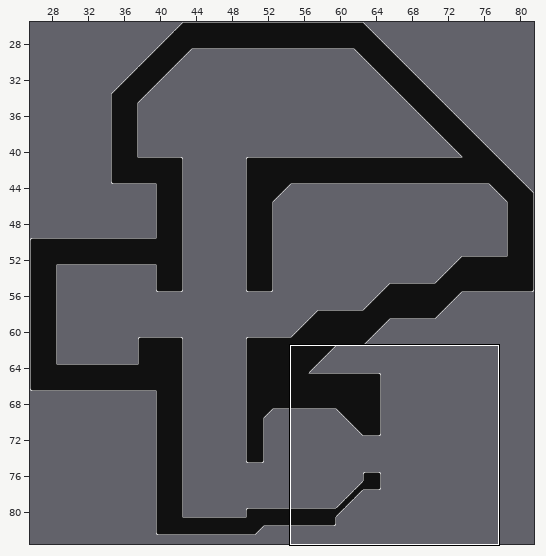
One commit to this Tiled map: core/assets/retired/SS_Tunicate.tmx. The picture above shows the old version from afar; the outline marks the close-up.
Close-up. Old version:
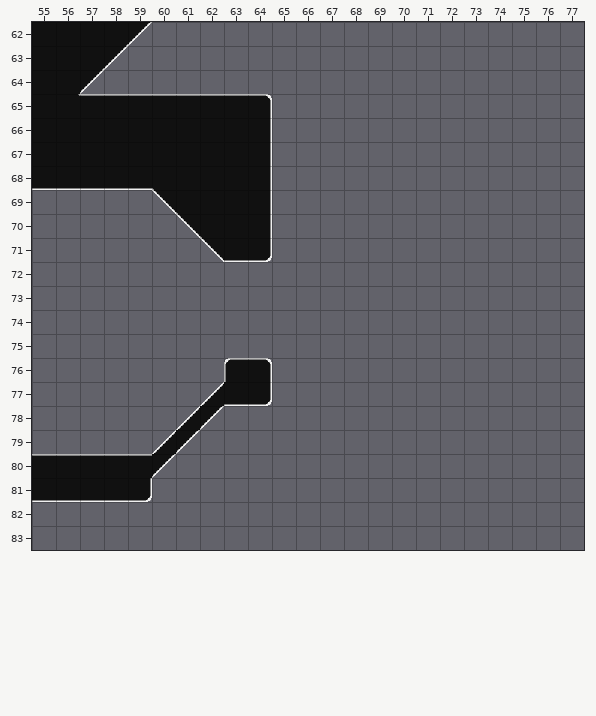
Cells are 32x32 px. Shown: x 55..77, y 62..83. The old version is drawn lined up with the new one.
After:
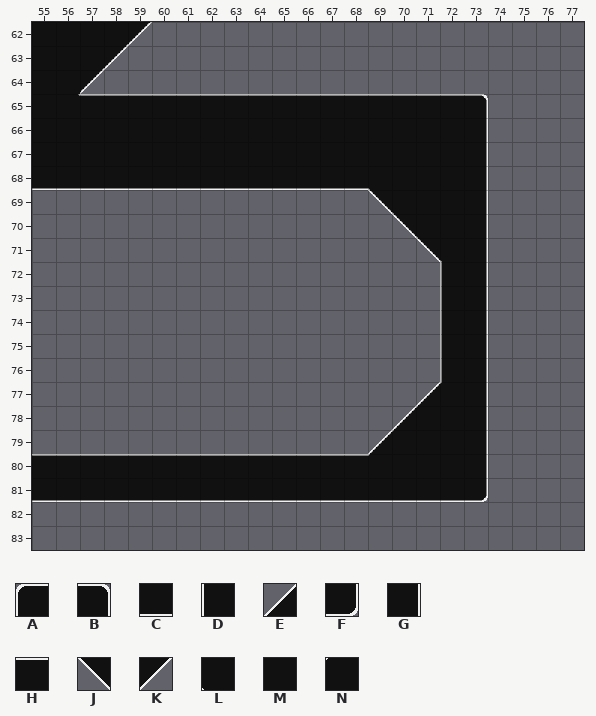
Key: from "tileset_0": A 0, B 1, C 2, D 3, E 4, F 7, G 8, H 9, J 10, K 11, L 13, M 14, N 19.
_ is an empty cell, . an unchanged one.
The edit:
everything moved by -3,-8 cells (the old picture is shown already moved)
--- layer "Tile Layer 1"
@@ x 59..73 @@
-65 .....B_________
-66 .....G_________
-67 .....G_________
-68 .LMMMG_________
-69 .JLMMG...._____
-70 ..JLMG.....____
-71 ...JCF......___
-72 .............__
-73 .............__
-74 .............__
-75 .............__
-76 ....AB.......__
-77 ...ECF......___
-78 ..EK.......____
-79 .EK......._____
-80 .K_____________
-81 F______________
+65 .....HHHHHHHHHB
+66 .....MMMMMMMMMG
+67 .....MMMMMMMMMG
+68 .CCCCCCCCCLMMMG
+69 ._____....JLMMG
+70 ..____.....JLMG
+71 ...___......JLG
+72 .............DG
+73 .............DG
+74 .............DG
+75 .............DG
+76 ....__.......DG
+77 ...___......ENG
+78 ..__.......ENMG
+79 .__.......ENMMG
+80 .HHHHHHHHHNMMMG
+81 CCCCCCCCCCCCCCF
Where, in picture pixels (left, top, right, bottom), the same in both close-ups:
changed: (146, 94, 488, 502)
